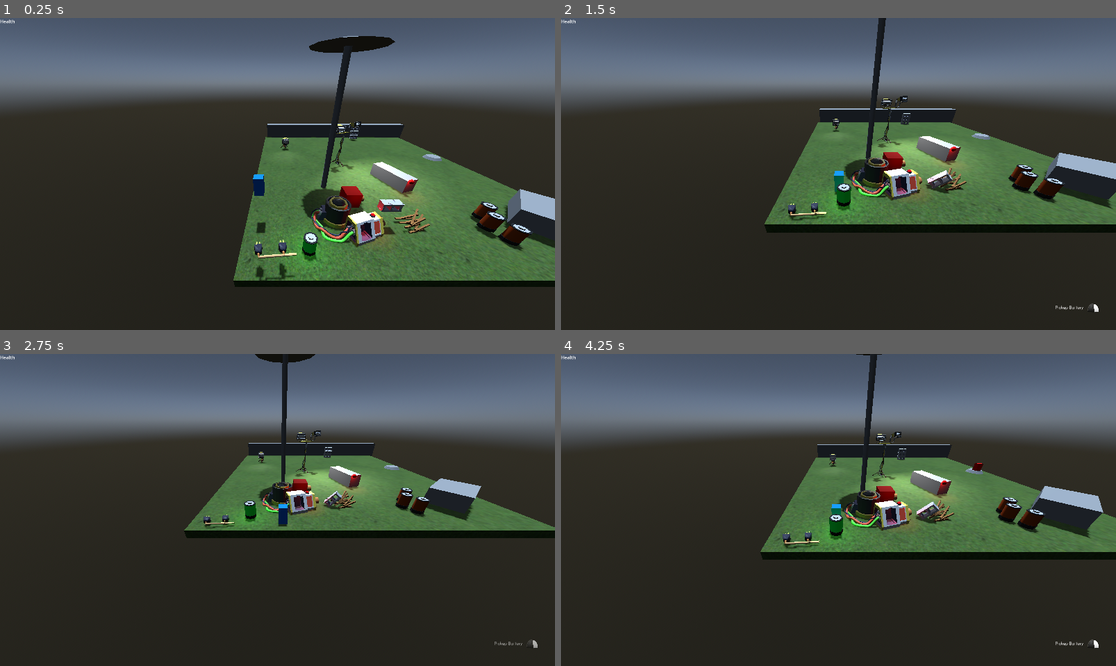
Above: before the commit, frames 1-4 (two rows, left to right).
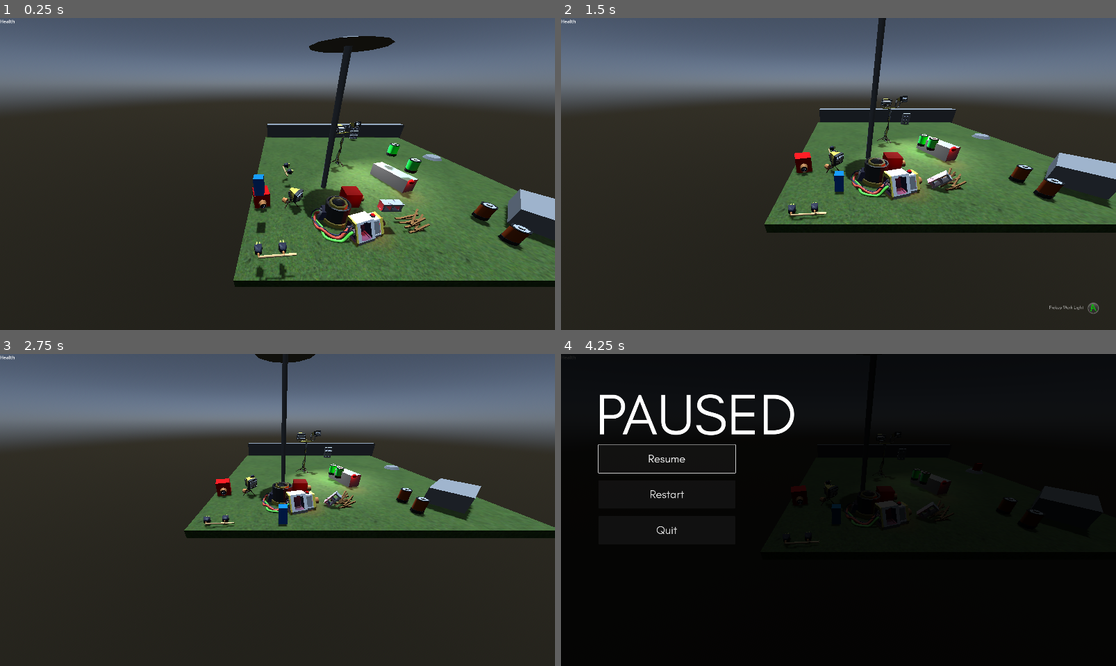
Above: after the commit, the same moments.

Repository: joshandersn/power
Game: Godot game, scene res://Scenes/main.tscn
Same seed, same stepped clock (60 frames per second), same inputs: the game is played once before the commit and once after it.
Inputs (mouse positions are in pixels of both pictures, inside the frame that each line leads up to):
- Up to frame 1 (0.25 s): no input
- Up to frame 2 (1.5 s): move the mouse to (960, 158) at 0.52 s; hold D (move_right) 0.53-1.28 s; right-click (960, 158) at 0.6 s; move the mouse to (727, 189) at 1.27 s; hold S (move_down) from 1.28 s (still down); tap Shift (run) at 1.35 s
- Up to frame 3 (2.75 s): move the mouse to (333, 441) at 2.02 s; release S (move_down) at 2.03 s; hold D (move_right) from 2.03 s (still down); click (333, 441) at 2.1 s
- Up to frame 4 (4.25 s): move the mouse to (810, 572) at 2.77 s; release D (move_right) at 2.78 s; hold W (move_up) 2.78-3.53 s; tap E (use_cable) at 2.85 s; move the mouse to (1005, 556) at 3.52 s; hold A (move_left) from 3.53 s (still down); right-click (1005, 556) at 3.6 s; tap Escape (pause) at 4.15 s

The runs differ from the first frame. In frame 1, 1.6% of the frame differs, in the area x 45-92%, y 38-81%; in frame 2, 1.4%; in frame 3, 0.8%; in frame 4, 97%, in the area x 0-100%, y 0-100%.

Commit message:
adds pause menu

Diff:
--- a/Gadgets/Socket.tscn
+++ b/Gadgets/Socket.tscn
@@ -14,10 +14,7 @@
 [sub_resource type="SphereShape3D" id="SphereShape3D_oblf1"]
 radius = 1.256
 
-[sub_resource type="CylinderMesh" id="CylinderMesh_cpdev"]
-top_radius = 0.7
-bottom_radius = 1.0
-height = 0.1
+[sub_resource type="QuadMesh" id="QuadMesh_rofu7"]
 
 [node name="Socket" type="Area3D" groups=["Socket"]]
 collision_layer = 2
@@ -43,9 +40,8 @@
 transform = Transform3D(1, 0, 0, 0, 1, 0, 0, 0, 1, 0.00957781, 0.444708, 0.0671561)
 
 [node name="MeshInstance3D" type="MeshInstance3D" parent="."]
-transform = Transform3D(1, 0, 0, 0, 1, 0, 0, 0, 1, 0, 0.0556887, 0)
-visible = false
-mesh = SubResource("CylinderMesh_cpdev")
+transform = Transform3D(0.384319, 0, 0, 0, 0.641568, 0.312613, 0, -0.329325, 0.60901, 0.768722, 0.580766, 0.227338)
+mesh = SubResource("QuadMesh_rofu7")
 
 [node name="InsertLimit" type="Timer" parent="."]
 wait_time = 0.2
--- a/Gadgets/boiler.gd
+++ b/Gadgets/boiler.gd
@@ -26,6 +26,7 @@
 		output_node.is_reciever = true
 		output_node.pass_power(power_current)
 		output_node.global_position = $PlugPos.global_position
+		output_node.global_rotation = $PlugPos.global_rotation
 		output_node.update_connections()
 		$ServeTimer.start()
 	if body.item_resource.fuel:
--- a/Items/work_light.gd
+++ b/Items/work_light.gd
@@ -13,9 +13,8 @@
 
 
 func _ready() -> void:
-	if start_active:
-		$ConeLight.active = true
-		$ConeLight.update_item()
+	$ConeLight.active = start_active
+	$ConeLight.update_item()
 	item_resource = load("res://Items/WorkLight.tres").duplicate()
 
 var knocked_over: bool
--- a/Scenes/dev01.tscn
+++ b/Scenes/dev01.tscn
@@ -78,8 +78,8 @@
 transform = Transform3D(1, 0, 0, 0, 1, 0, 0, 0, 1, -14.5952, 3.03527, 11.4965)
 
 [node name="WorkLight" parent="." instance=ExtResource("6_p0wli")]
-transform = Transform3D(-0.999279, 0, -0.0385304, 0, 1, 0, 0.0385304, 0, -0.999279, -12.6935, 0.831654, -0.41735)
-item_resource = SubResource("Resource_rcb7h")
+transform = Transform3D(-0.615714, 0, -0.787997, 0, 1, 0, 0.787997, 0, -0.615714, -12.693, 0.831654, 10.2288)
+item_resource = SubResource("Resource_362kn")
 
 [node name="Block2" parent="." instance=ExtResource("8_752q5")]
 transform = Transform3D(6.67257, 0, -0.0325407, 0, 2.52389, 0, 0.199094, 0, 1.09059, 1.45579, 0.774811, -5.59845)
@@ -91,14 +91,15 @@
 transform = Transform3D(6.67547, 0, -0.00489528, 0, 2.52389, 0, 0.0299507, 0, 1.09106, -11.8387, 0.774811, -5.59845)
 
 [node name="Battery2" parent="." instance=ExtResource("9_cmk6o")]
-transform = Transform3D(1, 0, 0, 0, 1, 0, 0, 0, 1, -12.1266, 0.924251, 13.4684)
+transform = Transform3D(1, 0, 0, 0, 1, 0, 0, 0, 1, -4.37408, 2.66734, 8.61105)
 starting_power = 100
 
 [node name="Battery5" parent="." instance=ExtResource("9_cmk6o")]
 transform = Transform3D(1, 0, 0, 0, 1, 0, 0, 0, 1, -1.8285, 0.924251, 12.9443)
 
 [node name="Battery3" parent="." instance=ExtResource("9_cmk6o")]
-transform = Transform3D(0.578385, 0, 0.815764, 0, 1, 0, -0.815764, 0, 0.578385, -2.29159, 1.18014, 12.2489)
+transform = Transform3D(0.578385, 0, 0.815764, 0, 1, 0, -0.815764, 0, 0.578385, -4.59122, 3.05179, 6.6298)
+starting_power = 100
 
 [node name="Battery4" parent="." instance=ExtResource("9_cmk6o")]
 transform = Transform3D(0.578385, 0, 0.815764, 0, 1, 0, -0.815764, 0, 0.578385, -1.7327, 1.18014, 11.4606)
@@ -109,8 +110,14 @@
 [node name="Cable" parent="." instance=ExtResource("11_ckaf5")]
 transform = Transform3D(0.9925, 0.0396548, 0.11563, -0.0399225, 0.999203, -9.13642e-10, -0.115539, -0.00461626, 0.993292, -13.9231, 1.69742, 14.4345)
 
+[node name="Cable2" parent="." instance=ExtResource("11_ckaf5")]
+transform = Transform3D(0.206006, 0.00823083, -0.978516, -0.0399225, 0.999203, -1.33297e-09, 0.977736, 0.0390649, 0.20617, -13.0707, 1.69742, 7.27207)
+
 [node name="Boiler" parent="." instance=ExtResource("12_rd64m")]
 transform = Transform3D(1, 0, 0, 0, 1, 0, 0, 0, 1, -8.81817, 0.250001, 9.94175)
+
+[node name="Boiler2" parent="." instance=ExtResource("12_rd64m")]
+transform = Transform3D(0.253555, 0, -0.967321, 0, 1, 0, 0.967321, 0, 0.253555, -14.7242, 0.250001, 9.94175)
 
 [node name="Bounds" parent="." node_paths=PackedStringArray("respawn") instance=ExtResource("14_jle21")]
 transform = Transform3D(5.56509, 0, 0, 0, 1, 0, 0, 0, 3.07218, 0, -15.0634, 0)
@@ -151,6 +158,7 @@
 [node name="SocketArray" parent="." node_paths=PackedStringArray("objective") instance=ExtResource("20_wv4it")]
 transform = Transform3D(0.301272, 0, -0.953538, 0, 1, 0, 0.953538, 0, 0.301272, -4.51288, 0.841161, 7.42574)
 objective = NodePath("../SuperLight")
+objective_clear_message = "AREA CLEAR"
 
 [node name="SuperLight" parent="." instance=ExtResource("21_gl536")]
 transform = Transform3D(1, 0, 0, 0, 1, 0, 0, 0, 1, -10.0597, 8.0304, 8.08486)
--- a/Scenes/main.tscn
+++ b/Scenes/main.tscn
@@ -524,7 +524,7 @@
 grow_horizontal = 2
 grow_vertical = 2
 theme_override_font_sizes/font_size = 200
-text = "CONTROL"
+text = "TEST"
 horizontal_alignment = 1
 vertical_alignment = 1
 uppercase = true
@@ -534,6 +534,54 @@
 
 [node name="SpecialTimerEnd" type="Timer" parent="Canvas/UI"]
 one_shot = true
+
+[node name="Pause" type="ColorRect" parent="Canvas/UI"]
+layout_mode = 1
+anchors_preset = 15
+anchor_right = 1.0
+anchor_bottom = 1.0
+grow_horizontal = 2
+grow_vertical = 2
+color = Color(0, 0, 0, 0.866667)
+
+[node name="paused" type="Label" parent="Canvas/UI/Pause"]
+layout_mode = 1
+offset_left = 120.0
+offset_top = 90.0
+offset_right = 815.0
+offset_bottom = 330.0
+theme_override_font_sizes/font_size = 200
+text = "Paused"
+horizontal_alignment = 1
+vertical_alignment = 1
+uppercase = true
+
+[node name="Resume" type="Button" parent="Canvas/UI/Pause"]
+layout_mode = 0
+offset_left = 130.0
+offset_top = 314.0
+offset_right = 603.0
+offset_bottom = 412.0
+theme_override_font_sizes/font_size = 40
+text = "Resume"
+
+[node name="Restart" type="Button" parent="Canvas/UI/Pause"]
+layout_mode = 0
+offset_left = 130.0
+offset_top = 437.0
+offset_right = 603.0
+offset_bottom = 535.0
+theme_override_font_sizes/font_size = 40
+text = "Restart"
+
+[node name="Quit" type="Button" parent="Canvas/UI/Pause"]
+layout_mode = 0
+offset_left = 130.0
+offset_top = 561.0
+offset_right = 603.0
+offset_bottom = 659.0
+theme_override_font_sizes/font_size = 40
+text = "Quit"
 
 [connection signal="timeout" from="Canvas/UI/DialogTimer" to="Canvas/UI" method="_on_dialog_timer_timeout"]
 [connection signal="animation_finished" from="Canvas/UI/DialogAnim" to="Canvas/UI" method="_on_dialog_anim_animation_finished"]
@@ -541,3 +589,6 @@
 [connection signal="animation_finished" from="Canvas/UI/FadeAnim" to="." method="_on_fade_anim_animation_finished"]
 [connection signal="timeout" from="Canvas/UI/SpecialTimer" to="Canvas/UI" method="_on_special_timer_timeout"]
 [connection signal="timeout" from="Canvas/UI/SpecialTimerEnd" to="Canvas/UI" method="_on_special_timer_end_timeout"]
+[connection signal="pressed" from="Canvas/UI/Pause/Resume" to="Canvas/UI" method="_on_resume_pressed"]
+[connection signal="pressed" from="Canvas/UI/Pause/Restart" to="Canvas/UI" method="_on_button_pressed"]
+[connection signal="pressed" from="Canvas/UI/Pause/Quit" to="Canvas/UI" method="_on_quit_pressed"]
--- a/Scripts/game.gd
+++ b/Scripts/game.gd
@@ -13,7 +13,7 @@
 signal look_at
 signal push_special_dialog
 
-var input_method := "keyboard"
+var input_method := "gamepad"
 var player_last_direction: Vector3
 var current_level: PackedScene
 
--- a/Scripts/main.gd
+++ b/Scripts/main.gd
@@ -21,6 +21,8 @@
 func _input(_event: InputEvent) -> void:
 	if Input.is_action_just_pressed("pause"):
 		get_tree().paused = !get_tree().paused
+		$Canvas/UI/Pause.visible = get_tree().paused
+		$Canvas/UI/Pause/Resume.grab_focus()
 
 func scan_level() -> void:
 	var e_count := 0
--- a/Scripts/ui.gd
+++ b/Scripts/ui.gd
@@ -22,7 +22,7 @@
 	$WifeProfile.visible = false
 	$RichTextLabel.visible = false
 	$SpecialText.visible = false
-
+	$Pause.visible = false
 func special_dialog(message, delay):
 	$SpecialText.text = message
 	$SpecialTimer.start(delay)
@@ -60,6 +60,8 @@
 func _on_button_pressed() -> void:
 	Game.restart_level.emit()
 	$LoseBG/Button.disabled = true
+	get_tree().paused = false
+	$Pause.visible = get_tree().paused
 
 
 func _on_special_timer_timeout() -> void:
@@ -69,3 +71,12 @@
 
 func _on_special_timer_end_timeout() -> void:
 	$SpecialText.visible = false
+
+
+func _on_resume_pressed() -> void:
+	get_tree().paused = false
+	$Pause.visible = get_tree().paused
+
+
+func _on_quit_pressed() -> void:
+	get_tree().quit()
--- a/project.godot
+++ b/project.godot
@@ -38,6 +38,14 @@
 
 [input]
 
+ui_accept={
+"deadzone": 0.5,
+"events": [Object(InputEventKey,"resource_local_to_scene":false,"resource_name":"","device":0,"window_id":0,"alt_pressed":false,"shift_pressed":false,"ctrl_pressed":false,"meta_pressed":false,"pressed":false,"keycode":4194309,"physical_keycode":0,"key_label":0,"unicode":0,"location":0,"echo":false,"script":null)
+, Object(InputEventKey,"resource_local_to_scene":false,"resource_name":"","device":0,"window_id":0,"alt_pressed":false,"shift_pressed":false,"ctrl_pressed":false,"meta_pressed":false,"pressed":false,"keycode":4194310,"physical_keycode":0,"key_label":0,"unicode":0,"location":0,"echo":false,"script":null)
+, Object(InputEventKey,"resource_local_to_scene":false,"resource_name":"","device":0,"window_id":0,"alt_pressed":false,"shift_pressed":false,"ctrl_pressed":false,"meta_pressed":false,"pressed":false,"keycode":32,"physical_keycode":0,"key_label":0,"unicode":32,"location":0,"echo":false,"script":null)
+, Object(InputEventJoypadButton,"resource_local_to_scene":false,"resource_name":"","device":-1,"button_index":0,"pressure":0.0,"pressed":true,"script":null)
+]
+}
 move_up={
 "deadzone": 0.5,
 "events": [Object(InputEventKey,"resource_local_to_scene":false,"resource_name":"","device":-1,"window_id":0,"alt_press …(192 unchanged characters)…
@@ -65,7 +73,7 @@
 pickup={
 "deadzone": 0.5,
 "events": [Object(InputEventMouseButton,"resource_local_to_scene":false,"resource_name":"","device":-1,"window_id":0,"a …(253 unchanged characters)…
-, Object(InputEventJoypadButton,"resource_local_to_scene":false,"resource_name":"","device":-1,"button_index":3,"pressure":0.0,"pressed":false,"script":null)
+, Object(InputEventJoypadButton,"resource_local_to_scene":false,"resource_name":"","device":-1,"button_index":0,"pressure":0.0,"pressed":true,"script":null)
 ]
 }
 throw={
@@ -77,7 +85,7 @@
 use_cable={
 "deadzone": 0.5,
 "events": [Object(InputEventKey,"resource_local_to_scene":false,"resource_name":"","device":-1,"window_id":0,"alt_press …(192 unchanged characters)…
-, Object(InputEventJoypadButton,"resource_local_to_scene":false,"resource_name":"","device":-1,"button_index":1,"pressure":0.0,"pressed":false,"script":null)
+, Object(InputEventJoypadButton,"resource_local_to_scene":false,"resource_name":"","device":-1,"button_index":2,"pressure":0.0,"pressed":true,"script":null)
 ]
 }
 pause={
Not shown: 1 places in Scenes/dev01.tscn that only renumber resources
